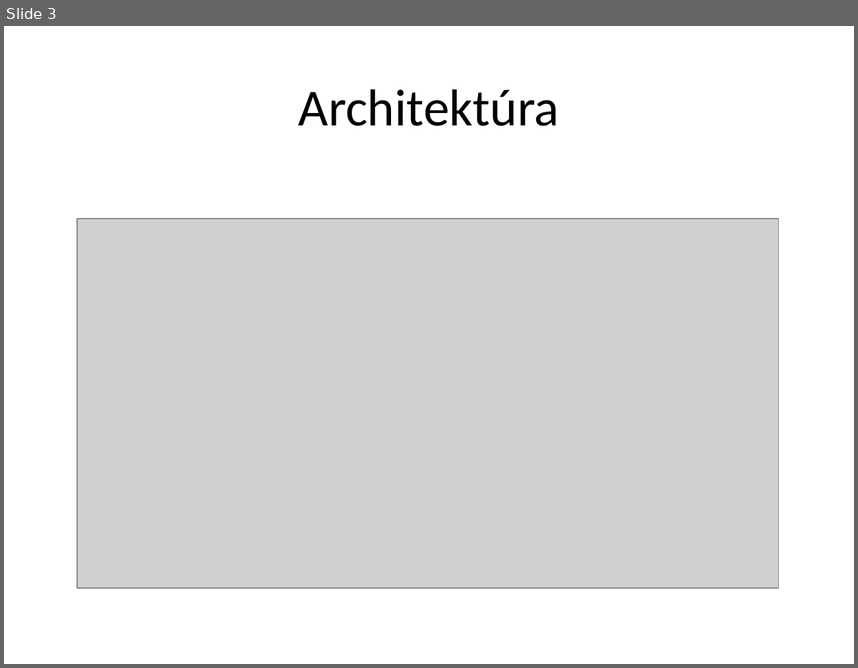
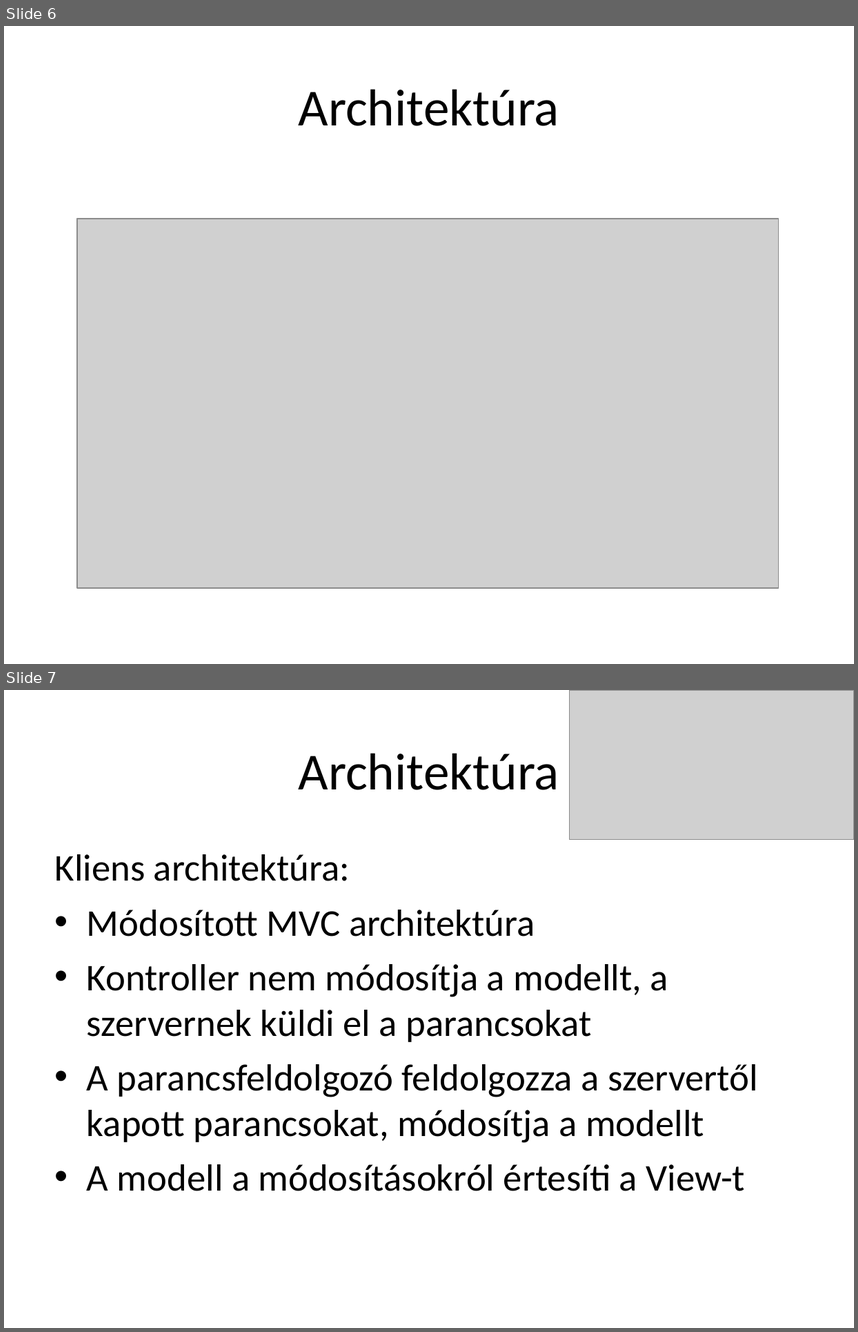
Before and after one commit to tbilles/Risk, a slide deck: doc/Risk_presentation.ppt. Shown one above the other, each under a label of ours: slide 3 before the commit, slides 6 and 7 after it. The pictures are 858x668 and 858x1332 pixels, drawn with LibreOffice and Linux fonts; fonts in the diff are those of the drawing; grey boxes stand for pictures. Boxes give left, top, right and bottom in pixels: in the first picture for what was removed or moved away, otherwise in the second. Text is boxed around its words. In the diff, an @@ line names an element or a change of style, - is before the commit and + after.

```diff
--- a/doc/Risk_presentation.ppt
+++ b/doc/Risk_presentation.ppt
@@ slide 7 added at box(4, 690, 854, 1328), background #FFFFFF @@
@@ picture added at box(569, 690, 854, 840) @@
@@ title added at box(298, 753, 559, 790), 44 pt, text #000000 @@
+Architektúra
@@ text added at box(55, 854, 758, 1191), 32 pt, text #000000 @@
+Kliens architektúra:
+• Módosított MVC architektúra
+• Kontroller nem módosítja a modellt, a szervernek küldi el a parancsokat
+• A parancsfeldolgozó feldolgozza a szervertől kapott parancsokat, módosítja a modellt
+• A modell a módosításokról értesíti a View-t
@@ what was slide 3 is now slide 6 @@
```
Also in this commit, not shown: 1 slide changed, 4 other slides added.
